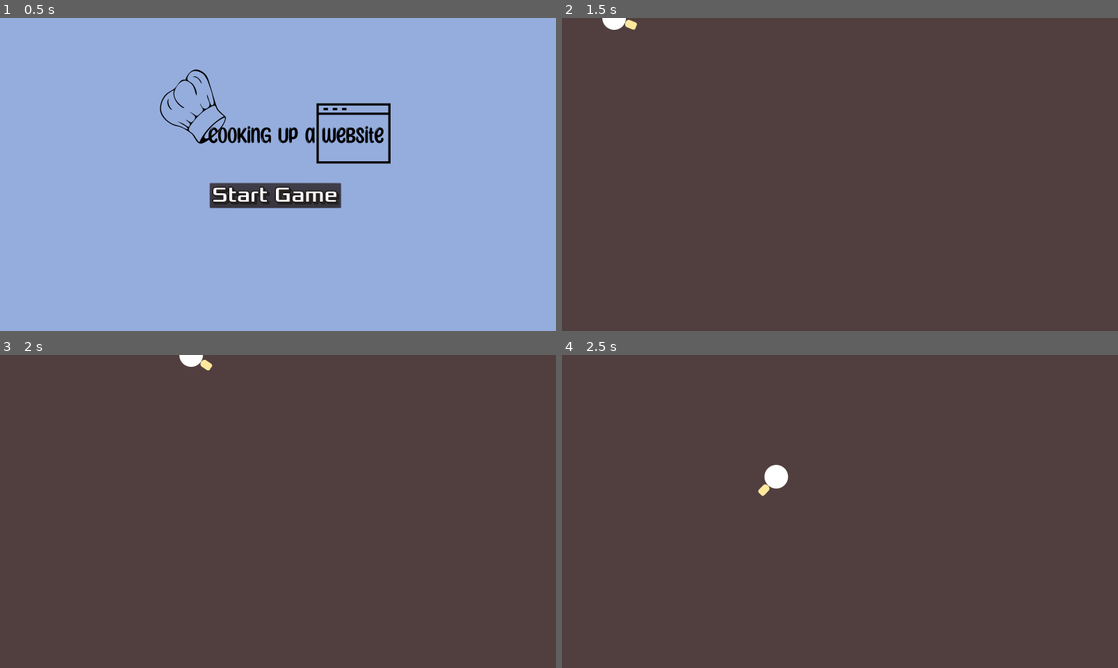
Above: before the commit, frames 1-4 (two rows, left to right).
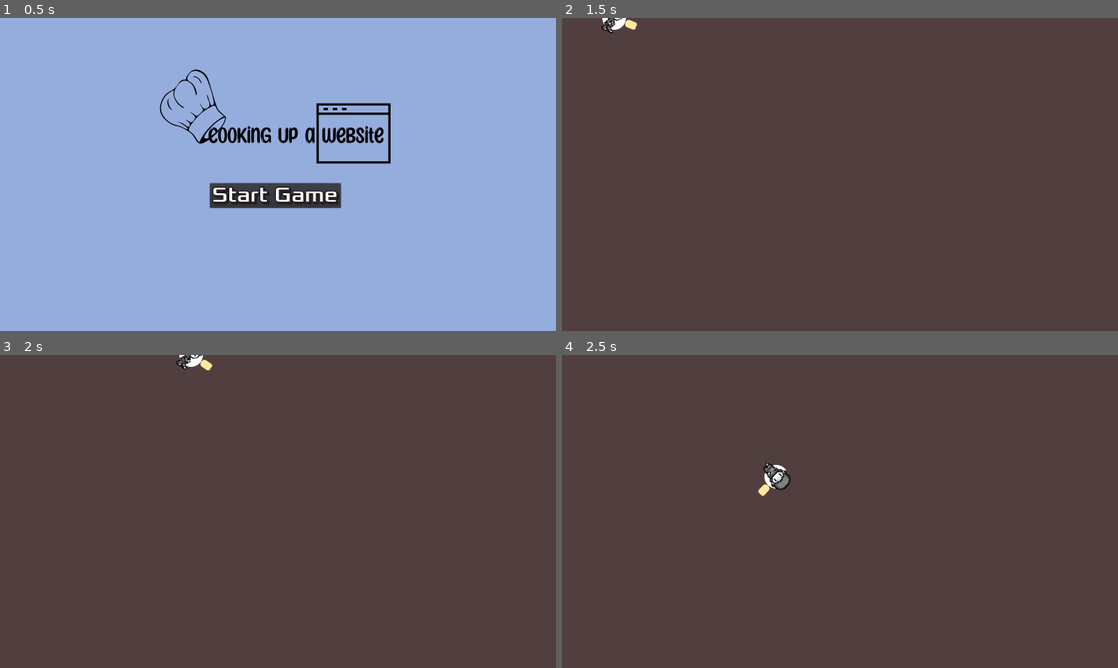
Above: after the commit, the same moments.

Repository: hhues/cook-up-a-website
Game: Godot game, scene res://HUD/TitleScreen.tscn
The game is run twice, just before and just after one commit, with the same random seed, the same clock (stepped at 60 frames per second) and the same inputs.
Inputs (mouse positions are in pixels of both pictures, inside the frame that each line leads up to):
- Up to frame 1 (0.5 s): no input
- Up to frame 2 (1.5 s): click "Start Game" at 0.5 s; tap Enter at 1.25 s; move the mouse to (962, 158) at 1.27 s; press the mouse at (962, 158) at 1.28 s; hold D (player_right) from 1.28 s (still down)
- Up to frame 3 (2 s): keep holding D (player_right)
- Up to frame 4 (2.5 s): move the mouse to (728, 527) at 2.02 s; release D (player_right) at 2.03 s; release the mouse at (728, 527) at 2.03 s; hold S (player_down) from 2.03 s (still down); right-click (728, 527) at 2.1 s

Frame 1 is identical in both runs. In frame 2, less than 0.1% of the frame differs, in the area x 7-11%, y 0-5%; in frame 3, less than 0.1%; in frame 4, 0.2%, in the area x 36-42%, y 34-44%.

Commit message:
added player animations
animated player movement
when player stands still, faces camera and watches intently

Diff:
--- a/Player/Player.gd
+++ b/Player/Player.gd
@@ -30,23 +30,29 @@
 
 	if Input.is_action_pressed("player_right"):
 		dir_x += 1
+		$AnimatedSprite.play("right")
 	if Input.is_action_pressed("player_left"):
 		dir_x -= 1
-
+		$AnimatedSprite.play("left")
 	if dir_x != 0:
 		input.x = lerp(input.x, dir_x * speed, acceleration)
 	else:
 		input.x = lerp(input.x, 0, friction)
-
 	if Input.is_action_pressed("player_up"):
 		dir_y -= 1
+		$AnimatedSprite.play("up")
 	if Input.is_action_pressed("player_down"):
 		dir_y += 1
+		$AnimatedSprite.play("down")
 
 	if dir_y != 0:
 		input.y = lerp(input.y, dir_y * speed, acceleration)
 	else:
 		input.y = lerp(input.y, 0, friction)
+
+	if dir_x == 0 and dir_y ==0:
+		$AnimatedSprite.play("down_stationary")
+
 
 
 func _physics_process(delta):
--- a/Player/Player.tscn
+++ b/Player/Player.tscn
@@ -1,20 +1,62 @@
-[gd_scene load_steps=8 format=2]
+[gd_scene load_steps=20 format=2]
 
 [ext_resource path="res://assets/player_circle.png" type="Texture" id=1]
 [ext_resource path="res://Player/Player.gd" type="Script" id=2]
 [ext_resource path="res://Player/Hand/Hand.tscn" type="PackedScene" id=3]
 [ext_resource path="res://assets/charge_bar.png" type="Texture" id=4]
+[ext_resource path="res://assets/left_stationary.png" type="Texture" id=5]
+[ext_resource path="res://assets/down_1.png" type="Texture" id=6]
+[ext_resource path="res://assets/down_stationary.png" type="Texture" id=7]
+[ext_resource path="res://assets/left_1.png" type="Texture" id=8]
+[ext_resource path="res://assets/left_2.png" type="Texture" id=9]
+[ext_resource path="res://assets/down_2.png" type="Texture" id=10]
+[ext_resource path="res://assets/right_2.png" type="Texture" id=11]
+[ext_resource path="res://assets/up_1.png" type="Texture" id=12]
+[ext_resource path="res://assets/right_1.png" type="Texture" id=13]
+[ext_resource path="res://assets/up_stationary.png" type="Texture" id=14]
+[ext_resource path="res://assets/up_2.png" type="Texture" id=15]
+[ext_resource path="res://assets/right_stationary.png" type="Texture" id=16]
 
 [sub_resource type="SpriteFrames" id=1]
 animations = [ {
-"frames": [  ],
+"frames": [ ExtResource( 6 ), ExtResource( 10 ) ],
 "loop": true,
-"name": "default",
+"name": "down",
 "speed": 5.0
 }, {
-"frames": [  ],
+"frames": [ ExtResource( 7 ) ],
 "loop": true,
-"name": "walking",
+"name": "down_stationary",
+"speed": 5.0
+}, {
+"frames": [ ExtResource( 9 ), ExtResource( 8 ) ],
+"loop": true,
+"name": "left",
+"speed": 5.0
+}, {
+"frames": [ ExtResource( 5 ) ],
+"loop": true,
+"name": "left_stationary",
+"speed": 5.0
+}, {
+"frames": [ ExtResource( 13 ), ExtResource( 11 ) ],
+"loop": true,
+"name": "right",
+"speed": 5.0
+}, {
+"frames": [ ExtResource( 16 ) ],
+"loop": true,
+"name": "right_stationary",
+"speed": 5.0
+}, {
+"frames": [ ExtResource( 15 ), ExtResource( 12 ) ],
+"loop": true,
+"name": "up",
+"speed": 5.0
+}, {
+"frames": [ ExtResource( 14 ) ],
+"loop": true,
+"name": "up_stationary",
 "speed": 5.0
 } ]
 
@@ -36,7 +78,9 @@
 texture = ExtResource( 1 )
 
 [node name="AnimatedSprite" type="AnimatedSprite" parent="."]
+scale = Vector2( 1.5, 1.5 )
 frames = SubResource( 1 )
+animation = "right_stationary"
 
 [node name="CollisionShape2D" type="CollisionShape2D" parent="."]
 shape = SubResource( 2 )
Binary file added: assets/down_1.png
Not shown, added: assets/down_1.png.import
Binary file added: assets/down_2.png
Not shown, added: assets/down_2.png.import
Binary file added: assets/down_stationary.png
Not shown, added: assets/down_stationary.png.import
Binary file added: assets/floor.png
Not shown, added: assets/floor.png.import
Binary file added: assets/left_1.png
Not shown, added: assets/left_1.png.import
Binary file added: assets/left_2.png
Not shown, added: assets/left_2.png.import
(and 14 more such lines)
